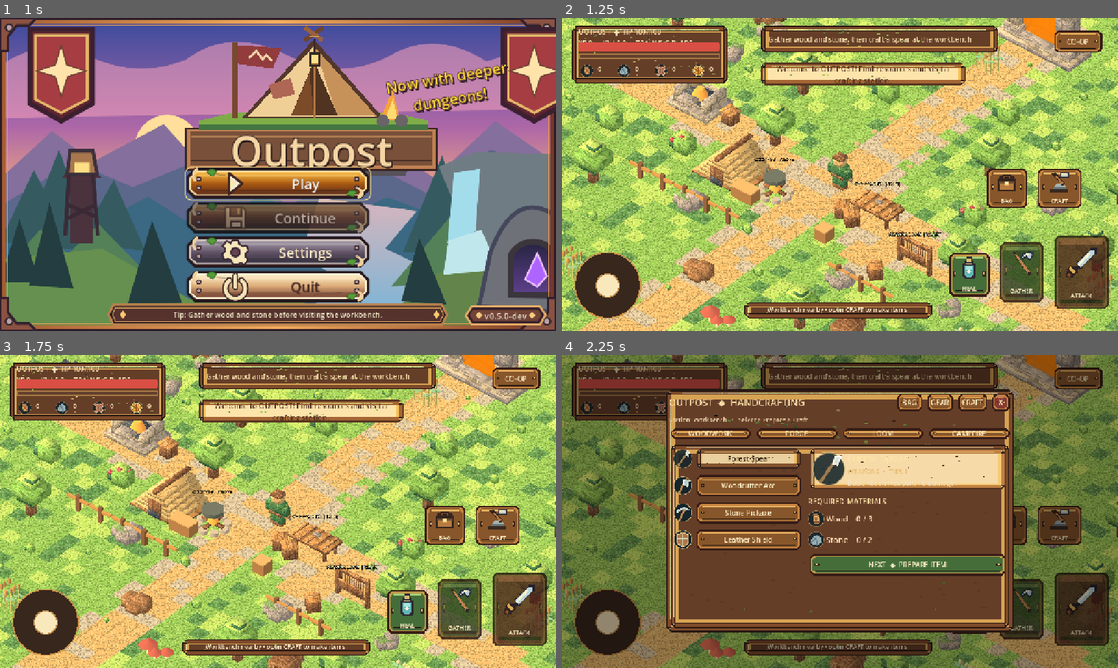
Above: before the commit, frames 1-4 (two rows, left to right).
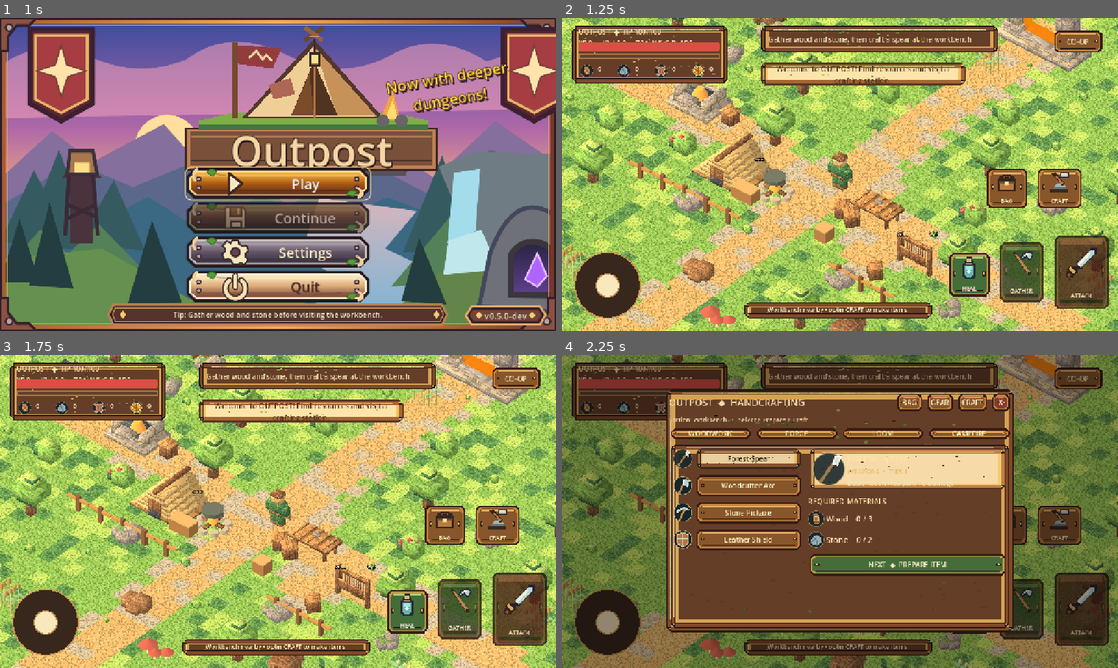
Above: after the commit, the same moments.

Repository: Smurfis/outpost-rpg
Game: Godot game, scene res://scenes/ui/company_splash.tscn
Two runs of this game, one before a commit and one after it. Both use one fixed random seed, a clock stepped at 60 frames per second and the inputs below.
Inputs (mouse positions are in pixels of both pictures, inside the frame that each line leads up to):
- Up to frame 1 (1 s): tap Enter at 0.5 s; move the mouse to (400, 158) at 0.52 s; hold D from 0.53 s (still down); tap E at 0.6 s; click (400, 158) at 0.67 s; tap Space at 0.77 s
- Up to frame 2 (1.25 s): keep holding D; tap Space at 1.07 s
- Up to frame 3 (1.75 s): release D at 1.25 s; drag from (166, 527) to (250, 574) at 1.27 s
- Up to frame 4 (2.25 s): move the mouse to (895, 442) at 2.02 s; hold D (outpost_right) from 2.03 s (still down); hold C (outpost_craft) from 2.03 s (still down)

Frame 1 is identical in both runs. In frame 2, 32% of the frame differs, in the area x 0-100%, y 0-100%; in frame 3, 32%; in frame 4, 8.5%.

Commit message:
perf(terrain): atlas-preserving greedy meshing for chunk top planes and cliff wall runs

Diff:
--- /dev/null
+++ b/scripts/voxel/greedy_atlas.gdshader
@@ -0,0 +1,18 @@
+shader_type spatial;
+render_mode cull_disabled, diffuse_burley, specular_disabled;
+
+// 64x64 source, a 4x4 grid of 16x16 painted atlas tiles.
+// UV repeats in world-space; UV2.x selects the atlas tile. Each merged plane
+// still shows individually repeated 16px artwork instead of a stretched tile.
+uniform sampler2D atlas_texture : source_color, filter_nearest, repeat_disable;
+
+void fragment() {
+	float id = floor(UV2.x + 0.5);
+	vec2 block = vec2(mod(id, 4.0), floor(id / 4.0));
+	vec2 local_uv = fract(UV);
+	vec2 atlas_uv = (block * 16.0 + vec2(0.5) + local_uv * 15.0) / 64.0;
+	vec4 pixel = texture(atlas_texture, atlas_uv);
+	ALBEDO = pixel.rgb;
+	ALPHA = pixel.a;
+	ROUGHNESS = 1.0;
+}
--- /dev/null
+++ b/scripts/voxel/greedy_mesher.gd
@@ -0,0 +1,28 @@
+extends RefCounted
+## Reusable atlas-safe greedy surface material for Fields and future biomes.
+## UV encodes world tile-repeat coordinates; UV2.x encodes atlas tile index.
+const PIXELS = preload("res://scripts/voxel/voxel_palette.gd")
+const SHADER = preload("res://scripts/voxel/greedy_atlas.gdshader")
+static var _material: ShaderMaterial
+
+static func material() -> ShaderMaterial:
+	if _material != null:
+		return _material
+	var result := ShaderMaterial.new()
+	result.shader = SHADER
+	result.set_shader_parameter("atlas_texture", PIXELS.get_material().albedo_texture)
+	_material = result
+	return result
+
+static func tiled_quad(st: SurfaceTool, a: Vector3, b: Vector3, c: Vector3, d: Vector3, tile: int, axes: String) -> void:
+	var points: Array[Vector3] = [a, b, c, d]
+	for index in [0, 1, 2, 0, 2, 3]:
+		var at: Vector3 = points[index]
+		var uv: Vector2 = Vector2(at.x, at.z)
+		if axes == "x":
+			uv = Vector2(at.z, at.y)
+		elif axes == "z":
+			uv = Vector2(at.x, at.y)
+		st.set_uv(uv)
+		st.set_uv2(Vector2(float(clampi(tile, 0, 15)), 0.0))
+		st.add_vertex(at)
--- a/scripts/voxel/voxel_biome.gd
+++ b/scripts/voxel/voxel_biome.gd
@@ -2,6 +2,7 @@
 ## Walkable, chunked voxel Fields biome. The existing Outpost clearing stays
 ## level and traversable; seeded Perlin noise forms one-voxel terraces outside.
 const PIXELS = preload("res://scripts/voxel/voxel_palette.gd")
+const GREEDY = preload("res://scripts/voxel/greedy_mesher.gd")
 const CHUNK_SIZE: int = 12
 const MAP_HALF: int = 23
 const FIELDS_MAP_HALF: int = 48
@@ -117,38 +118,100 @@
 		for chunk_z in range(-map_half, map_half, CHUNK_SIZE):
 			_build_ground_chunk(chunk_x, chunk_z)
 
+func _tile_height(x: int, z: int) -> float:
+	return surface_y_at(float(x) + 0.5, float(z) + 0.5)
+
 func _build_ground_chunk(chunk_x: int, chunk_z: int) -> void:
 	var key: Vector2i = Vector2i(chunk_x, chunk_z)
 	if _loaded.has(key):
 		return
 	var st := SurfaceTool.new()
 	st.begin(Mesh.PRIMITIVE_TRIANGLES)
-	for x in range(chunk_x, mini(chunk_x + CHUNK_SIZE, map_half)):
-		for z in range(chunk_z, mini(chunk_z + CHUNK_SIZE, map_half)):
-			var x0: float = float(x)
-			var z0: float = float(z)
-			var x1: float = x0 + 1.0
-			var z1: float = z0 + 1.0
-			var height: float = surface_y_at(x0 + 0.5, z0 + 0.5)
-			PIXELS.quad(st,
-				Vector3(x0, height, z0), Vector3(x0, height, z1),
-				Vector3(x1, height, z1), Vector3(x1, height, z0),
-				_ground_tile(x, z))
-			# Exposed faces use the same heights even when the neighbour has
-			# not been loaded yet: no seam when a chunk later streams in.
-			var east: float = surface_y_at(x1 + 0.5, z0 + 0.5) if x < map_half - 1 else -2.2
-			var west: float = surface_y_at(x0 - 0.5, z0 + 0.5) if x > -map_half else -2.2
-			var south: float = surface_y_at(x0 + 0.5, z1 + 0.5) if z < map_half - 1 else -2.2
-			var north: float = surface_y_at(x0 + 0.5, z0 - 0.5) if z > -map_half else -2.2
-			if east < height - 0.01:
-				PIXELS.quad(st, Vector3(x1, east, z1), Vector3(x1, east, z0), Vector3(x1, height, z0), Vector3(x1, height, z1), 3)
-			if west < height - 0.01:
-				PIXELS.quad(st, Vector3(x0, west, z0), Vector3(x0, west, z1), Vector3(x0, height, z1), Vector3(x0, height, z0), 3)
-			if south < height - 0.01:
-				PIXELS.quad(st, Vector3(x0, south, z1), Vector3(x1, south, z1), Vector3(x1, height, z1), Vector3(x0, height, z1), 3)
-			if north < height - 0.01:
-				PIXELS.quad(st, Vector3(x1, north, z0), Vector3(x0, north, z0), Vector3(x0, height, z0), Vector3(x1, height, z0), 3)
+	var x_end: int = mini(chunk_x + CHUNK_SIZE, map_half)
+	var z_end: int = mini(chunk_z + CHUNK_SIZE, map_half)
+	# Merge adjacent coplanar upper faces when BOTH height and atlas tile match.
+	# This is intentionally per-chunk; no mesh/collision dependency crosses
+	# an asynchronously loaded cell boundary.
+	var used: Dictionary = {}
+	for x in range(chunk_x, x_end):
+		for z in range(chunk_z, z_end):
+			if used.has(Vector2i(x, z)):
+				continue
+			var tile: int = _ground_tile(x, z)
+			var height: float = _tile_height(x, z)
+			var width: int = 1
+			while x + width < x_end:
+				if used.has(Vector2i(x + width, z)) or _ground_tile(x + width, z) != tile or not is_equal_approx(_tile_height(x + width, z), height):
+					break
+				width += 1
+			var depth: int = 1
+			while z + depth < z_end:
+				var same: bool = true
+				for ox in range(width):
+					if used.has(Vector2i(x + ox, z + depth)) or _ground_tile(x + ox, z + depth) != tile or not is_equal_approx(_tile_height(x + ox, z + depth), height):
+						same = false
+						break
+				if not same:
+					break
+				depth += 1
+			for ox in range(width):
+				for oz in range(depth):
+					used[Vector2i(x + ox, z + oz)] = true
+			GREEDY.tiled_quad(st,
+				Vector3(float(x), height, float(z)),
+				Vector3(float(x), height, float(z + depth)),
+				Vector3(float(x + width), height, float(z + depth)),
+				Vector3(float(x + width), height, float(z)), tile, "top")
+	# Merge exposed vertical walls along a continuous row when they share
+	# exactly the same upper/lower heights; all directions handle unloaded
+	# neighbour chunks using the world-wide deterministic height sampler.
+	for side in ["east", "west", "south", "north"]:
+		if side in ["east", "west"]:
+			for x in range(chunk_x, x_end):
+				var z: int = chunk_z
+				while z < z_end:
+					var high: float = _tile_height(x, z)
+					var adjacent: float = _tile_height(x + (1 if side == "east" else -1), z) if (x < map_half - 1 if side == "east" else x > -map_half) else -2.2
+					if high <= adjacent + 0.01:
+						z += 1
+						continue
+					var stop: int = z + 1
+					while stop < z_end:
+						var next_high: float = _tile_height(x, stop)
+						var next_low: float = _tile_height(x + (1 if side == "east" else -1), stop) if (x < map_half - 1 if side == "east" else x > -map_half) else -2.2
+						if not is_equal_approx(high, next_high) or not is_equal_approx(adjacent, next_low):
+							break
+						stop += 1
+					var plane_x: float = float(x + 1 if side == "east" else x)
+					if side == "east":
+						GREEDY.tiled_quad(st, Vector3(plane_x, adjacent, stop), Vector3(plane_x, adjacent, z), Vector3(plane_x, high, z), Vector3(plane_x, high, stop), 3, "x")
+					else:
+						GREEDY.tiled_quad(st, Vector3(plane_x, adjacent, z), Vector3(plane_x, adjacent, stop), Vector3(plane_x, high, stop), Vector3(plane_x, high, z), 3, "x")
+					z = stop
+		else:
+			for z in range(chunk_z, z_end):
+				var x: int = chunk_x
+				while x < x_end:
+					var high: float = _tile_height(x, z)
+					var adjacent: float = _tile_height(x, z + (1 if side == "south" else -1)) if (z < map_half - 1 if side == "south" else z > -map_half) else -2.2
+					if high <= adjacent + 0.01:
+						x += 1
+						continue
+					var stop: int = x + 1
+					while stop < x_end:
+						var next_high: float = _tile_height(stop, z)
+						var next_low: float = _tile_height(stop, z + (1 if side == "south" else -1)) if (z < map_half - 1 if side == "south" else z > -map_half) else -2.2
+						if not is_equal_approx(high, next_high) or not is_equal_approx(adjacent, next_low):
+							break
+						stop += 1
+					var plane_z: float = float(z + 1 if side == "south" else z)
+					if side == "south":
+						GREEDY.tiled_quad(st, Vector3(x, adjacent, plane_z), Vector3(stop, adjacent, plane_z), Vector3(stop, high, plane_z), Vector3(x, high, plane_z), 3, "z")
+					else:
+						GREEDY.tiled_quad(st, Vector3(stop, adjacent, plane_z), Vector3(x, adjacent, plane_z), Vector3(x, high, plane_z), Vector3(stop, high, plane_z), 3, "z")
+					x = stop
 	var mesh: MeshInstance3D = PIXELS.as_instance(st, "GroundChunk_%d_%d" % [chunk_x, chunk_z])
+	mesh.material_override = GREEDY.material()
 	add_child(mesh)
 	chunk_meshes.append(mesh)
 	var members: Array = [mesh]
--- /dev/null
+++ b/tests/greedy_meshing.gd
@@ -0,0 +1,64 @@
+extends SceneTree
+## Atlas-preserving greedy quads share one material, contain UV2 tile IDs,
+## and reduce the vertex count of existing 12x12 terrain chunks.
+var failures: int = 0
+const PIXELS = preload("res://scripts/voxel/voxel_palette.gd")
+const GREEDY = preload("res://scripts/voxel/greedy_mesher.gd")
+
+func _initialize() -> void:
+	call_deferred("_run")
+
+func check(ok: bool, message: String) -> void:
+	if ok:
+		print("PASS GREEDY: " + message)
+	else:
+		failures += 1
+		push_error("FAIL GREEDY: " + message)
+
+func _run() -> void:
+	var scene: PackedScene = load("res://scenes/main.tscn")
+	check(scene != null, "Existing game scene can load")
+	if scene == null:
+		quit(1)
+		return
+	var shader_material: ShaderMaterial = GREEDY.material()
+	check(shader_material != null and shader_material.shader != null, "Shared greedy terrain shader loads")
+	check(shader_material.get_shader_parameter("atlas_texture") == PIXELS.get_material().albedo_texture, "Greedy shader reuses shipped 64x64 atlas texture")
+	check(shader_material.shader.code.contains("fract(UV)"), "Merged surfaces repeat source 16px tiles, not stretched textures")
+	root.set_meta("outpost_new_adventure", true)
+	var game = scene.instantiate()
+	root.add_child(game)
+	await process_frame
+	var field = game.get_node("VoxelAtmosphere")
+	check(field.loaded_chunk_count() > 0, "Streaming Fields continue to load")
+	var improved: int = 0
+	var vertices_before: int = 0
+	var vertices_after: int = 0
+	for cell in [Vector2i(0, 0), Vector2i(-12, 0), Vector2i(12, -12), Vector2i(24, 24)]:
+		var mesh: MeshInstance3D = field.get_node_or_null("GroundChunk_%d_%d" % [cell.x, cell.y])
+		if mesh == null:
+			continue
+		check(mesh.material_override == shader_material, "Chunk uses shared greedy material")
+		var arrays: Array = mesh.mesh.surface_get_arrays(0)
+		var vertices: PackedVector3Array = arrays[Mesh.ARRAY_VERTEX]
+		var uv2: PackedVector2Array = arrays[Mesh.ARRAY_TEX_UV2]
+		check(uv2.size() == vertices.size(), "Every merged face retains its own atlas tile index")
+		var top_and_walls: int = vertices.size()
+		var naive: int = 12 * 12 * 6
+		for x in range(cell.x, cell.x + 12):
+			for z in range(cell.y, cell.y + 12):
+				var h: float = field.surface_y_at(x + 0.5, z + 0.5)
+				for neighbor in [Vector2i(x+1,z),Vector2i(x-1,z),Vector2i(x,z+1),Vector2i(x,z-1)]:
+					if h > field.surface_y_at(float(neighbor.x)+0.5,float(neighbor.y)+0.5) + 0.01:
+						naive += 6
+		vertices_before += naive
+		vertices_after += top_and_walls
+		if top_and_walls < naive:
+			improved += 1
+	check(improved >= 3, "Greedy meshing beats individual tile faces in three sampled chunks")
+	check(vertices_after < vertices_before, "Total terrain triangle count reduced without changing collision")
+	check(game.get_node("Dungeons").entrances.size() == 5, "Dungeon portals remain available")
+	game.queue_free()
+	await process_frame
+	print("GREEDY RESULT: %d failures. Original vertices %d, merged vertices %d." % [failures, vertices_before, vertices_after])
+	quit(0 if failures == 0 else 1)
Not shown, added: docs/GREEDY_TERRAIN.md
